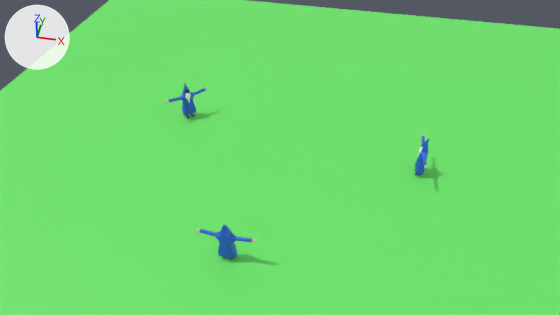
The Blender file assets/world.blend: old version first, new version second.
Before and after are seen from the file's camera 'camera'. Arrows for +X, +Y and +Z are at upper left; the lights stay in place. The picture after the commit comes second.

The older version as bpy lines, for what is in view:
```python
me_cube = bpy.data.meshes.new('Cube')
me_cube.from_pydata(...)  # a box spanning x -1.0..1.0, y -1.0..1.0, z -1.0..1.0
me_cube.materials.append(mat_material)  # green #6ae768
me_cube_001 = bpy.data.meshes.new('Cube.001')
me_cube_001.from_pydata(...)  # 568 vertices, 570 faces, 4 loose edges; spans x -1.77..1.77, y -0.37..0.31, z -1.37..1.72
# faces by material slot: [330, 88, 36, 84, 32]
me_cube_001.materials.append(mat_wizzard_clothe_001)  # blue #2b60e7
me_cube_001.materials.append(mat_wizzard_skin_001)  # beige #e7cbb7
me_cube_001.materials.append(mat_wizzard_shoes_001)  # brown #4d2418
me_cube_001.materials.append(mat_wizzard_clothe_dark_001)  # dark blue #000f41
me_cube_001.materials.append(mat_wizzard_bear_001)  # white #ffffff
me_cube_006 = bpy.data.meshes.new('Cube.006')
me_cube_006.from_pydata(...)  # 568 vertices, 570 faces, 4 loose edges; spans x -1.77..1.77, y -0.37..0.31, z -1.37..1.72
# faces by material slot: [330, 88, 36, 84, 32]
me_cube_006.materials.append(mat_wizzard_clothe)  # blue #2b60e7
me_cube_006.materials.append(mat_wizzard_skin)  # beige #e7cbb7
me_cube_006.materials.append(mat_wizzard_shoes)  # brown #4d2418
me_cube_006.materials.append(mat_wizzard_clothe_dark)  # dark blue #000f41
me_cube_006.materials.append(mat_wizzard_bear)  # white #ffffff
ob_floor = bpy.data.objects.new('floor', me_cube)
ob_floor.location = (0.0, 0.0, 0.0)
ob_floor.scale = (30.0, 30.0, 0.252)
ob_wizzard_4 = bpy.data.objects.new('Wizzard 4', me_cube_006)
ob_wizzard_4.location = (6.07, 3.39, 1.61)
ob_wizzard_4.rotation_euler = (0.0, 0.0, -1.527)  # degrees (0, 0, -87)
ob_wizzard_4_001 = bpy.data.objects.new('Wizzard 4.001', me_cube_001)
ob_wizzard_4_001.location = (-12.31, 6.41, 1.61)
ob_wizzard_4_001.rotation_euler = (0.0, 0.0, 0.781)  # degrees (0, 0, 45)
# also in view: 'Wizzard 4.002' at (-5.0, -6.7, 1.8)
```
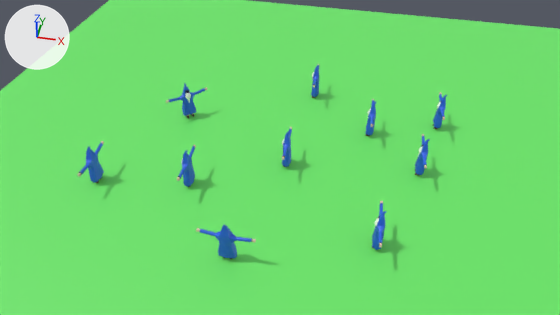
Where the change shows, as pixel boxes (x1, y1, x2, y2) in the pictures (560 x 315 px):
'Wizzard 4.006', added: after (77, 141, 104, 183)
    faces in mat_wizzard_clothe_006 (blue #2b60e7): (80, 143, 104, 183)
'Wizzard 4.009', added: after (177, 145, 196, 187)
    faces in mat_wizzard_clothe_009 (blue #2b60e7): (179, 146, 195, 187)
'Wizzard 4.005', added: after (372, 201, 386, 250)
    faces in mat_wizzard_clothe_005 (blue #2b60e7): (372, 203, 386, 250)
'Wizzard 4.003', added: after (433, 92, 447, 129)
    faces in mat_wizzard_clothe_003 (blue #2b60e7): (433, 94, 447, 128)
'Wizzard 4.007', added: after (282, 127, 292, 167)
    faces in mat_wizzard_clothe_007 (blue #2b60e7): (282, 128, 292, 167)
'Wizzard 4.008', added: after (366, 99, 376, 136)
    faces in mat_wizzard_clothe_008 (blue #2b60e7): (366, 100, 376, 135)
'Wizzard 4.004', added: after (311, 64, 319, 98)
    faces in mat_wizzard_clothe_004 (blue #2b60e7): (311, 65, 319, 97)

The change, as a diff of the scene's bpy script:
```diff
--- a/assets/world.blend.py
+++ b/assets/world.blend.py
@@ ob_wizzard_4_009 @@
+ob_wizzard_4_009 = bpy.data.objects.new('Wizzard 4.009', me_cube_010)  # 568 vertices, 570 faces, 4 loose edges; spans x -1.77..1.77, y -0.37..0.31, z -1.37..1.72; in mat_wizzard_clothe_009 (blue #2b60e7), mat_wizzard_skin_009 (beige #e7cbb7), mat_wizzard_shoes_009 (brown #4d2418), mat_wizzard_clothe_dark_009 (dark blue #000f41), mat_wizzard_bear_009 (white #ffffff)
+ob_wizzard_4_009.location = (-9.44, -1.22, 1.61)
+ob_wizzard_4_009.rotation_euler = (0.0, 0.0, -1.527)  # degrees (0, 0, -87)
@@ ob_wizzard_4_008 @@
+ob_wizzard_4_008 = bpy.data.objects.new('Wizzard 4.008', me_cube_009)  # 568 vertices, 570 faces, 4 loose edges; spans x -1.77..1.77, y -0.37..0.31, z -1.37..1.72; in mat_wizzard_clothe_008 (blue #2b60e7), mat_wizzard_skin_008 (beige #e7cbb7), mat_wizzard_shoes_008 (brown #4d2418), mat_wizzard_clothe_dark_008 (dark blue #000f41), mat_wizzard_bear_008 (white #ffffff)
+ob_wizzard_4_008.location = (2.27, 7.15, 1.61)
+ob_wizzard_4_008.rotation_euler = (0.0, 0.0, -1.527)  # degrees (0, 0, -87)
@@ ob_wizzard_4_007 @@
+ob_wizzard_4_007 = bpy.data.objects.new('Wizzard 4.007', me_cube_008)  # 568 vertices, 570 faces, 4 loose edges; spans x -1.77..1.77, y -0.37..0.31, z -1.37..1.72; in mat_wizzard_clothe_007 (blue #2b60e7), mat_wizzard_skin_007 (beige #e7cbb7), mat_wizzard_shoes_007 (brown #4d2418), mat_wizzard_clothe_dark_007 (dark blue #000f41), mat_wizzard_bear_007 (white #ffffff)
+ob_wizzard_4_007.location = (-3.3, 2.22, 1.61)
+ob_wizzard_4_007.rotation_euler = (0.0, 0.0, -1.527)  # degrees (0, 0, -87)
@@ ob_wizzard_4_006 @@
+ob_wizzard_4_006 = bpy.data.objects.new('Wizzard 4.006', me_cube_007)  # 568 vertices, 570 faces, 4 loose edges; spans x -1.77..1.77, y -0.37..0.31, z -1.37..1.72; in mat_wizzard_clothe_006 (blue #2b60e7), mat_wizzard_skin_006 (beige #e7cbb7), mat_wizzard_shoes_006 (brown #4d2418), mat_wizzard_clothe_dark_006 (dark blue #000f41), mat_wizzard_bear_006 (white #ffffff)
+ob_wizzard_4_006.location = (-15.86, -2.23, 1.61)
+ob_wizzard_4_006.rotation_euler = (0.0, 0.0, -1.527)  # degrees (0, 0, -87)
@@ ob_wizzard_4_005 @@
+ob_wizzard_4_005 = bpy.data.objects.new('Wizzard 4.005', me_cube_005)  # 568 vertices, 570 faces, 4 loose edges; spans x -1.77..1.77, y -0.37..0.31, z -1.37..1.72; in mat_wizzard_clothe_005 (blue #2b60e7), mat_wizzard_skin_005 (beige #e7cbb7), mat_wizzard_shoes_005 (brown #4d2418), mat_wizzard_clothe_dark_005 (dark blue #000f41), mat_wizzard_bear_005 (white #ffffff)
+ob_wizzard_4_005.location = (3.57, -3.88, 1.61)
+ob_wizzard_4_005.rotation_euler = (0.0, 0.0, -1.527)  # degrees (0, 0, -87)
@@ ob_wizzard_4_004 @@
+ob_wizzard_4_004 = bpy.data.objects.new('Wizzard 4.004', me_cube_004)  # 568 vertices, 570 faces, 4 loose edges; spans x -1.77..1.77, y -0.37..0.31, z -1.37..1.72; in mat_wizzard_clothe_004 (blue #2b60e7), mat_wizzard_skin_004 (beige #e7cbb7), mat_wizzard_shoes_004 (brown #4d2418), mat_wizzard_clothe_dark_004 (dark blue #000f41), mat_wizzard_bear_004 (white #ffffff)
+ob_wizzard_4_004.location = (-2.73, 11.51, 1.61)
+ob_wizzard_4_004.rotation_euler = (0.0, 0.0, -1.527)  # degrees (0, 0, -87)
@@ ob_wizzard_4_003 @@
+ob_wizzard_4_003 = bpy.data.objects.new('Wizzard 4.003', me_cube_003)  # 568 vertices, 570 faces, 4 loose edges; spans x -1.77..1.77, y -0.37..0.31, z -1.37..1.72; in mat_wizzard_clothe_003 (blue #2b60e7), mat_wizzard_skin_003 (beige #e7cbb7), mat_wizzard_shoes_003 (brown #4d2418), mat_wizzard_clothe_dark_003 (dark blue #000f41), mat_wizzard_bear_003 (white #ffffff)
+ob_wizzard_4_003.location = (7.45, 9.21, 1.61)
+ob_wizzard_4_003.rotation_euler = (0.0, 0.0, -1.527)  # degrees (0, 0, -87)
```
